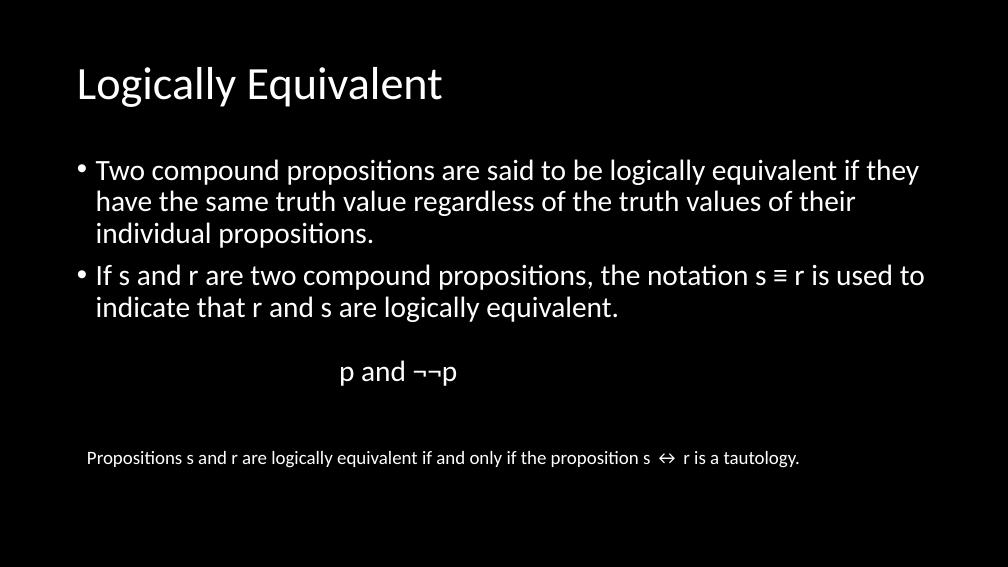
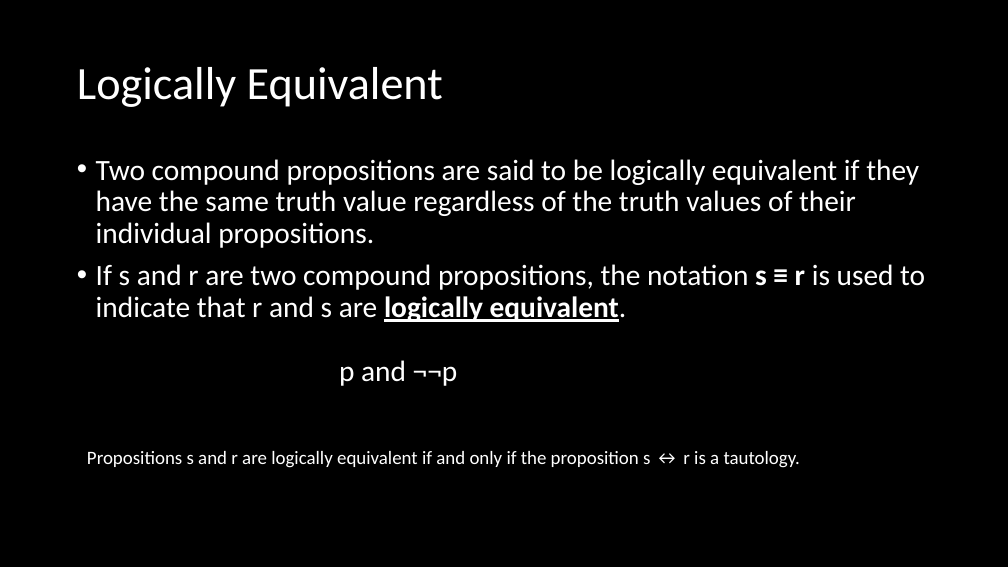
Before and after one commit to BroClements/CSE-280-Discrete-Mathmatics, a slide deck: slide 3 of CSE280Wk2Day1.pptx. Drawn at 1008x567 pixels with LibreOffice and Linux fonts; fonts in the diff are those of the drawing. Boxes give left, top, right and bottom in pixels: in the first picture for what was removed or moved away, otherwise in the second. Text is boxed around its words. In the diff, an @@ line names an element or a change of style, - is before the commit and + after.

```diff
--- a/CSE280Wk2Day1.pptx
+++ b/CSE280Wk2Day1.pptx
@@ text at (96, 264, 925, 322): bold on in "s ≡ r logically equivalent."; underline on in "logically equivalent." @@
```
Also in this commit, not shown: 3 other slides changed, 6 other files.
